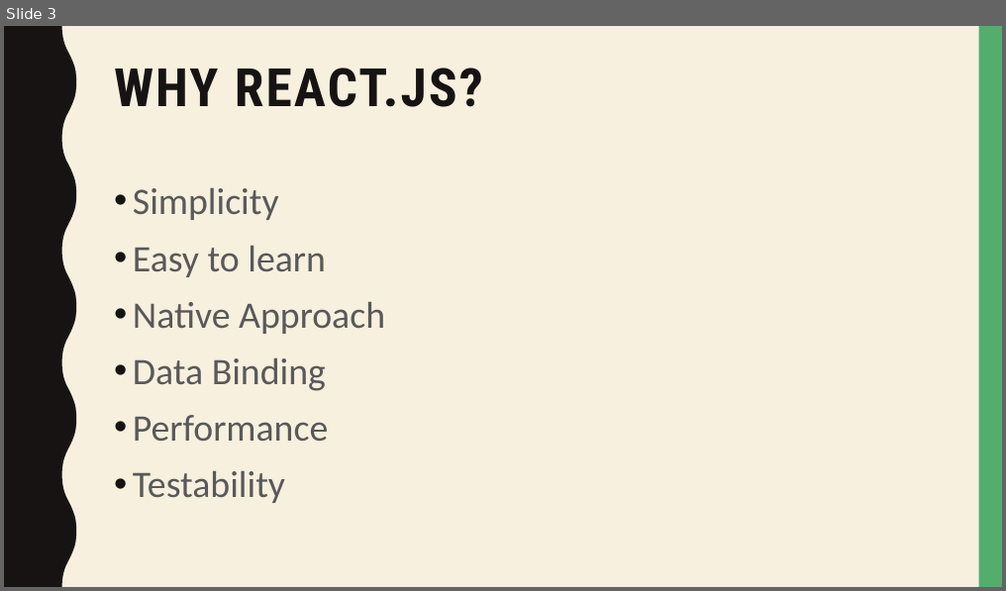
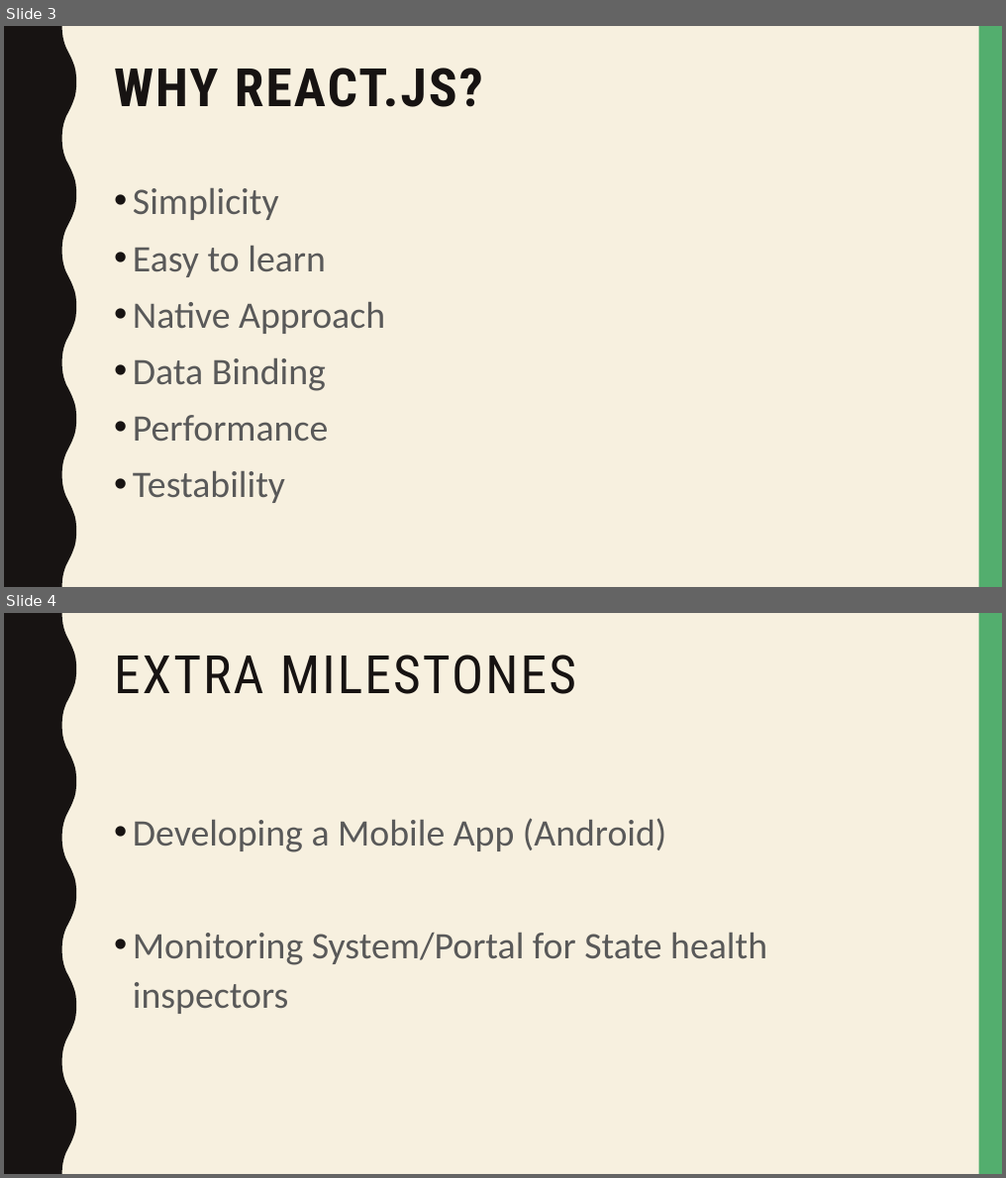
Before and after one commit to hisni/CO227-Project, a slide deck: Presantation/Project RECYC.pptx. Shown one above the other, each under a label of ours: slide 3 before the commit, slides 3 and 4 after it. The pictures are 1006x591 and 1006x1178 pixels, drawn with LibreOffice and Linux fonts; fonts in the diff are those of the drawing. Boxes give left, top, right and bottom in pixels: in the first picture for what was removed or moved away, otherwise in the second. Text is boxed around its words. In the diff, an @@ line names an element or a change of style, - is before the commit and + after.

Commit message:
Presentation Update

```diff
--- a/Presantation/Project RECYC.pptx
+++ b/Presantation/Project RECYC.pptx
@@ slide 4 added at (x1=4, y1=613, x2=1002, y2=1174), background #F7F0DF; not listed: 2 template elements that a slide beside it also shows @@
@@ title added at (x1=114, y1=655, x2=576, y2=694), 51 pt, text #171312 @@
+EXTRA MILESTONES
@@ text added at (x1=133, y1=818, x2=767, y2=1014), 36 pt, text #595959 @@
+• Developing a Mobile App (Android)
+• Monitoring System/Portal for State health inspectors
```
